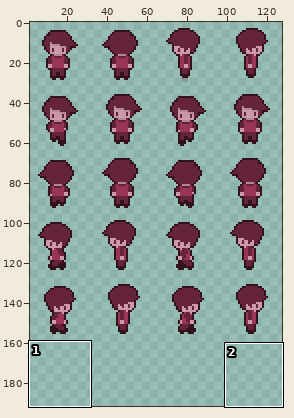
Two states of a pixel-art file, Sprites/Simon.aseprite. The picture above shows the old version from afar; the outline marks the close-up.
Close-up. Old version:
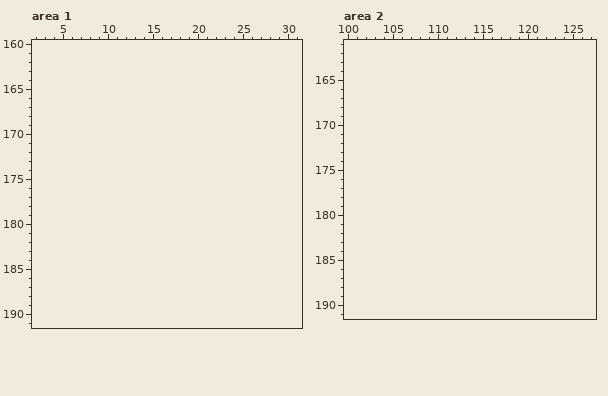
128x160 pixels, 1 frame. Shown: area 1: x 2..31, y 160..191; area 2: x 100..127, y 161..191. The old version is drawn lined up with the new one, on the new canvas. The wide view leaves out empty margins. The commit also changed other parts of the picture, which this record leaves out.
The result:
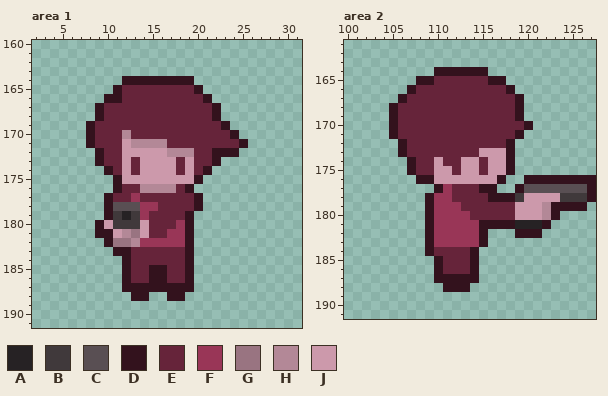
Palette (. is transparent): A #262224  B #40393b  C #594f53  D #33121d  E #66243a  F #993657  G #997481  H #b38897  J #cc99ab
Edits made:
canvas 128x160 -> 128x192
Changed rows in their new state; - is an unchanged pixel.
Area 1:
first column x 8:
164 ----DDDDDDDD------
165 ---DEEEEEEEED-----
166 --DDEEEEEEEEED----
167 -DEEEEEEEEEEEED---
168 -DEEEEEEEEEEEED---
169 DEEEEEEEEEEEEEED--
170 DEEEHEEEEEEEEEEED-
171 DEEEJHHHHEEEEEEEED
172 -DEEJJJJJHHHEEDDD-
173 -DEEJEJJJJEJEED---
174 --DEJEJJJJEJED----
175 ---DJJJJJJJJD-----
176 ---DEEHHHHED------
177 --DEEFEEEEEED-----
178 --DCCCFFEEEED-----
179 --DBABFEEEED------
180 -DJBBBJEEEFD------
181 -DDJHGJEEFFD------
182 --DGGHFFFFFD------
183 ---DDEEEEEED------
184 ----DEEEEEED------
185 ----DEEDDEED------
186 ----DEEDDEED------
187 ----DDDDDDDD------
188 -----DD--DD-------
Area 2:
first column x 105:
164 -----DDDDDD------------
165 ---DDEEEEEEDD----------
166 --DEEEEEEEEEED---------
167 -DEEEEEEEEEEEED--------
168 DEEEEEEEEEEEEED--------
169 DEEEEEEEEEEEEED--------
170 DEEEEEEEEEEEEEED-------
171 DEEEEEEEEEEEEED--------
172 -DEEEEEEEEEEED---------
173 -DEEEEEEEEJJJD---------
174 --DEEJEEJJEJJD---------
175 --DEEJJEJJEJJD---------
176 ---DDJJJJJJJD--DDDDDDDD
177 -----DFEEEDD--DCCCCCCCD
178 ----DFFEEEEDDDBJJJJBBBD
179 ----DFFFEEEEEEJJJHDDDD-
180 ----DFFFFEEEEEJJJHD----
181 ----DFFFFFDDDDAAAD-----
182 ----DFFFFFD---DDD------
183 ----DFFFFFD------------
184 ----DEEEED-------------
185 -----DEEED-------------
186 -----DEEED-------------
187 -----DDDDD-------------
188 ------DDD--------------
